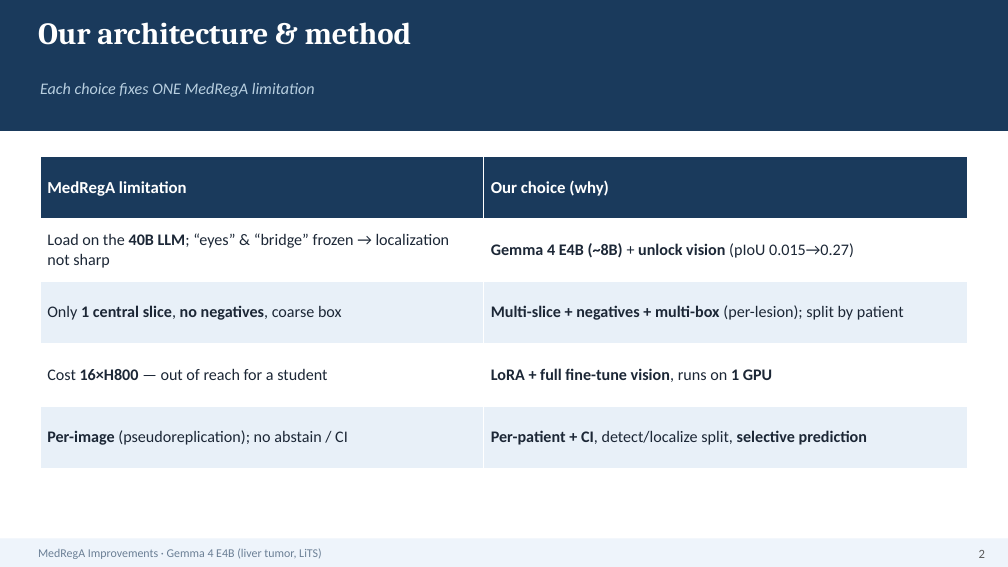
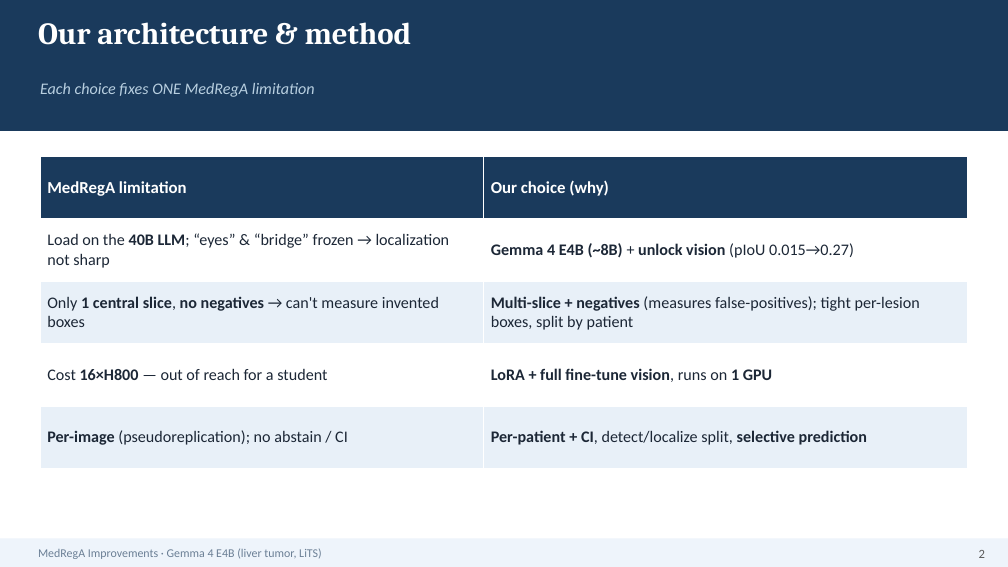
Before and after one commit to HatDuaa/medrega-liver-seminar, a slide deck: slide 2 of seminar/cai_tien/slides_5min_EN.pptx. Drawn at 1008x567 pixels with LibreOffice and Linux fonts; fonts in the diff are those of the drawing. Boxes give left, top, right and bottom in pixels: in the first picture for what was removed or moved away, otherwise in the second. Text is boxed around its words. In the diff, an @@ line names an element or a change of style, - is before the commit and + after.

```diff
--- a/seminar/cai_tien/slides_5min_EN.pptx
+++ b/seminar/cai_tien/slides_5min_EN.pptx
@@ table at (x1=40, y1=156, x2=968, y2=469) @@
-row 3, column 1: Only 1 central slice, no negatives, coarse box
+row 3, column 1: Only 1 central slice, no negatives → can't measure invented boxes
-row 3, column 2: Multi-slice + negatives + multi-box (per-lesion); split by patient
+row 3, column 2: Multi-slice + negatives (measures false-positives); tight per-lesion boxes, split by patient
```
Also in this commit, not shown: 1 other slide changed, 2 other files.
